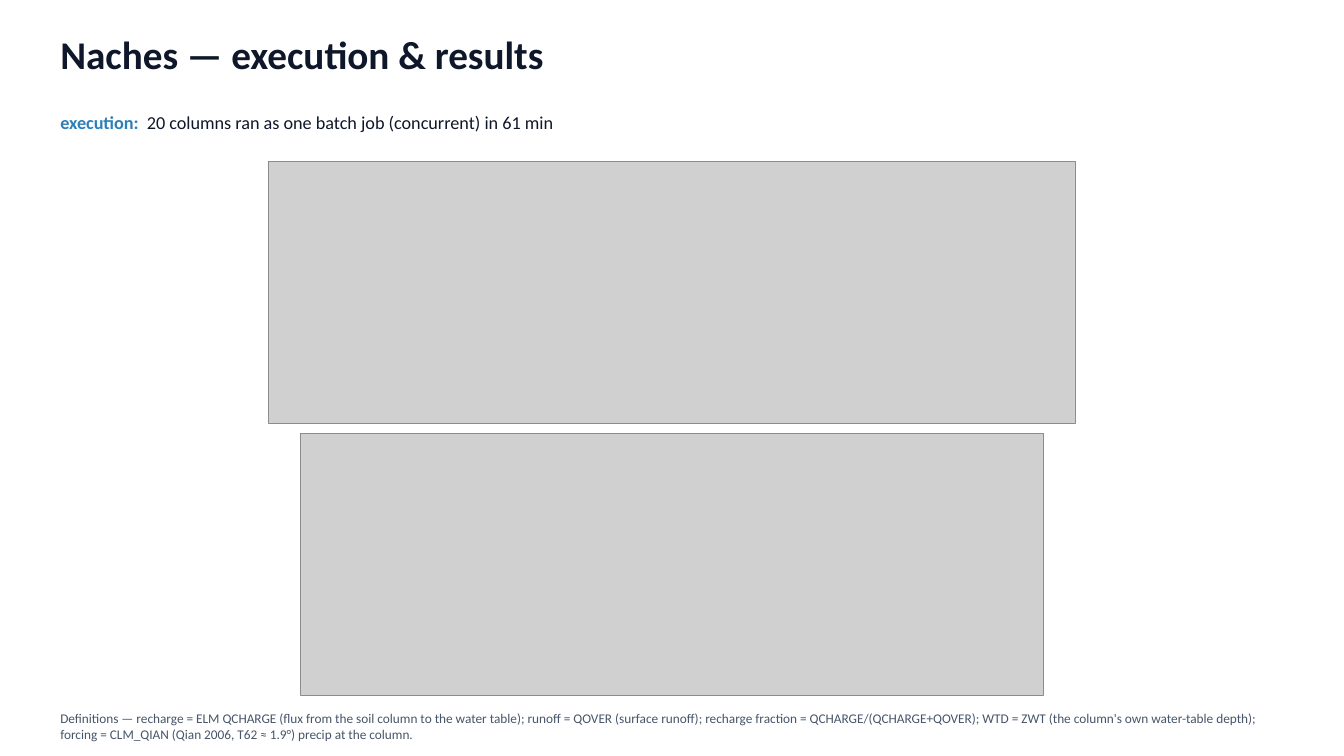
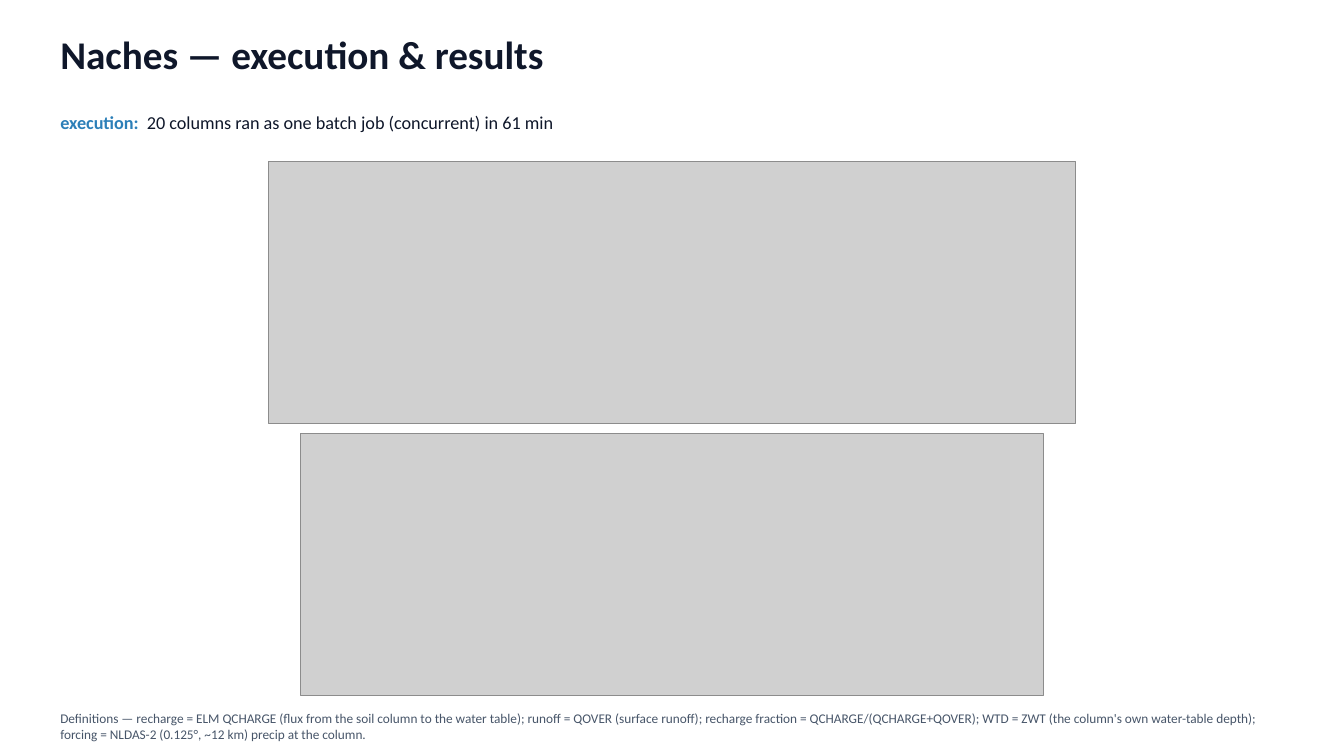
Before and after one commit to hoangtv1899/multi-agent-framework, a slide deck: slide 13 of docs/slides/story_20260705.pptx. Drawn at 1344x756 pixels with LibreOffice and Linux fonts; fonts in the diff are those of the drawing; grey boxes stand for pictures. Boxes give left, top, right and bottom in pixels: in the first picture for what was removed or moved away, otherwise in the second. Text is boxed around its words. In the diff, an @@ line names an element or a change of style, - is before the commit and + after.

```diff
--- a/docs/slides/story_20260705.pptx
+++ b/docs/slides/story_20260705.pptx
@@ text at box(60, 713, 1255, 742): text changed @@
-Definitions — recharge = ELM QCHARGE (flux from the soil column to the water table); runoff = QOVER (surface runoff); recharge fraction = QCHARGE/(QCHARGE+QOVER); WTD = ZWT (the column's own water-table depth); forcing = CLM_QIAN (Qian 2006, T62 ≈ 1.9°) precip at the column.
+Definitions — recharge = ELM QCHARGE (flux from the soil column to the water table); runoff = QOVER (surface runoff); recharge fraction = QCHARGE/(QCHARGE+QOVER); WTD = ZWT (the column's own water-table depth); forcing = NLDAS-2 (0.125°, ~12 km) precip at the column.
```
Also in this commit, not shown: 7 other slides changed, 2 other files.
